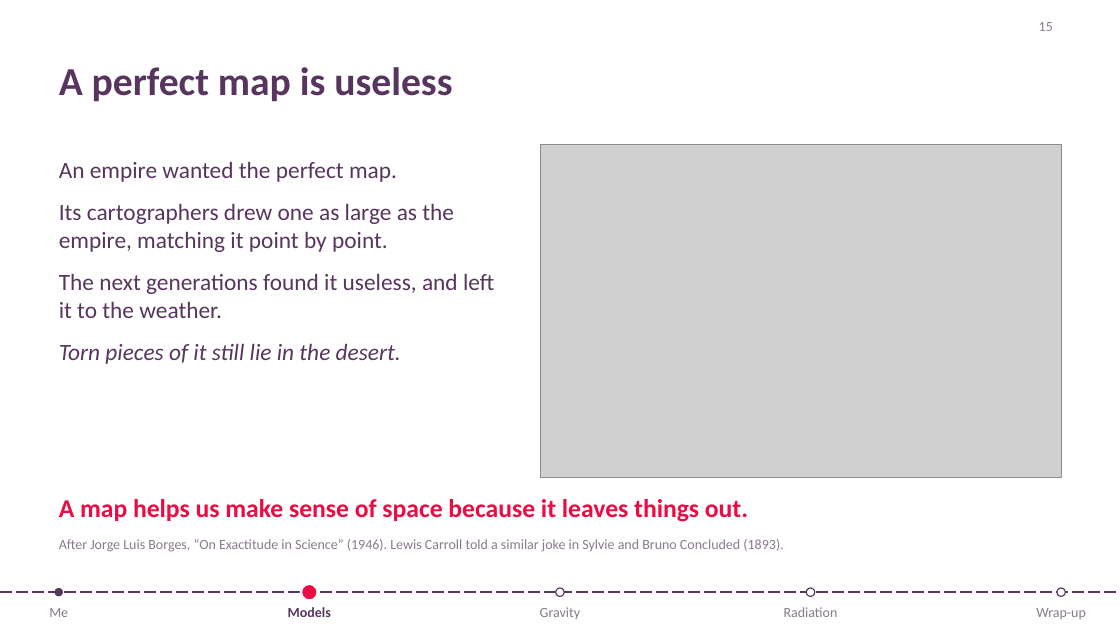
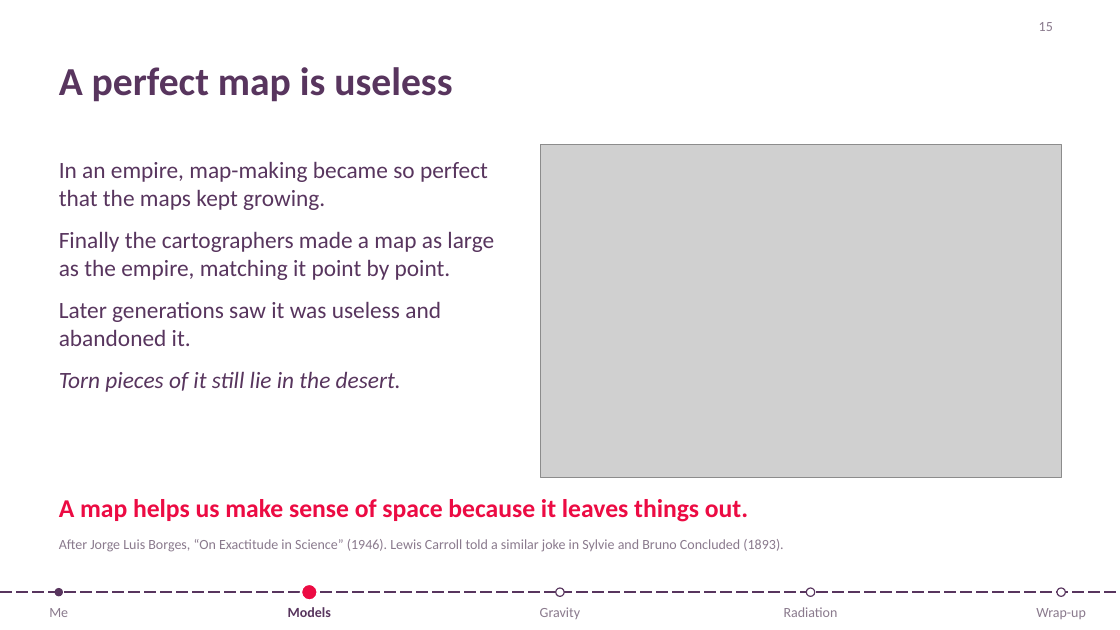
Before and after one commit to lalessan/mobility-models, a slide deck: slide 15 of slides/lecture_mobility_models.pptx. Drawn at 1120x630 pixels with LibreOffice and Linux fonts; fonts in the diff are those of the drawing; grey boxes stand for pictures. Boxes give left, top, right and bottom in pixels: in the first picture for what was removed or moved away, otherwise in the second. Text is boxed around its words. In the diff, an @@ line names an element or a change of style, - is before the commit and + after.

```diff
--- a/slides/lecture_mobility_models.pptx
+++ b/slides/lecture_mobility_models.pptx
@@ text at (59, 161, 494, 346): text changed @@
-An empire wanted the perfect map.
-Its cartographers drew one as large as the empire, matching it point by point.
-The next generations found it useless, and left it to the weather.
+In an empire, map-making became so perfect that the maps kept growing.
+Finally the cartographers made a map as large as the empire, matching it point by point.
+Later generations saw it was useless and abandoned it.
```
Also in this commit, not shown: 1 other slide changed, 8 other files.
